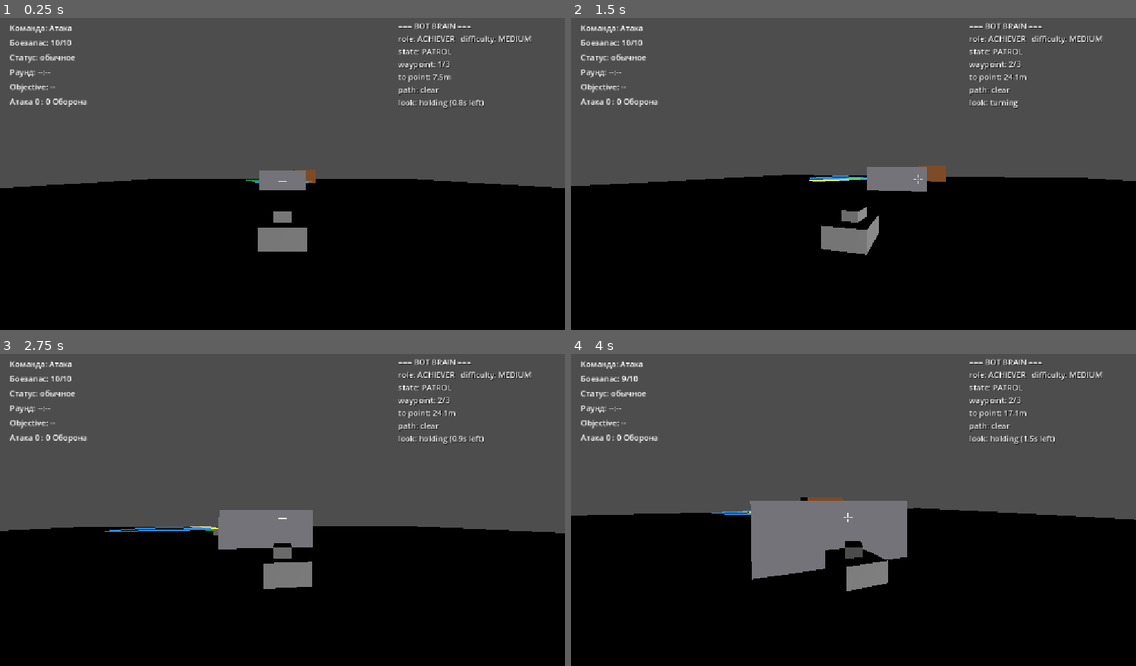
Above: before the commit, frames 1-4 (two rows, left to right).
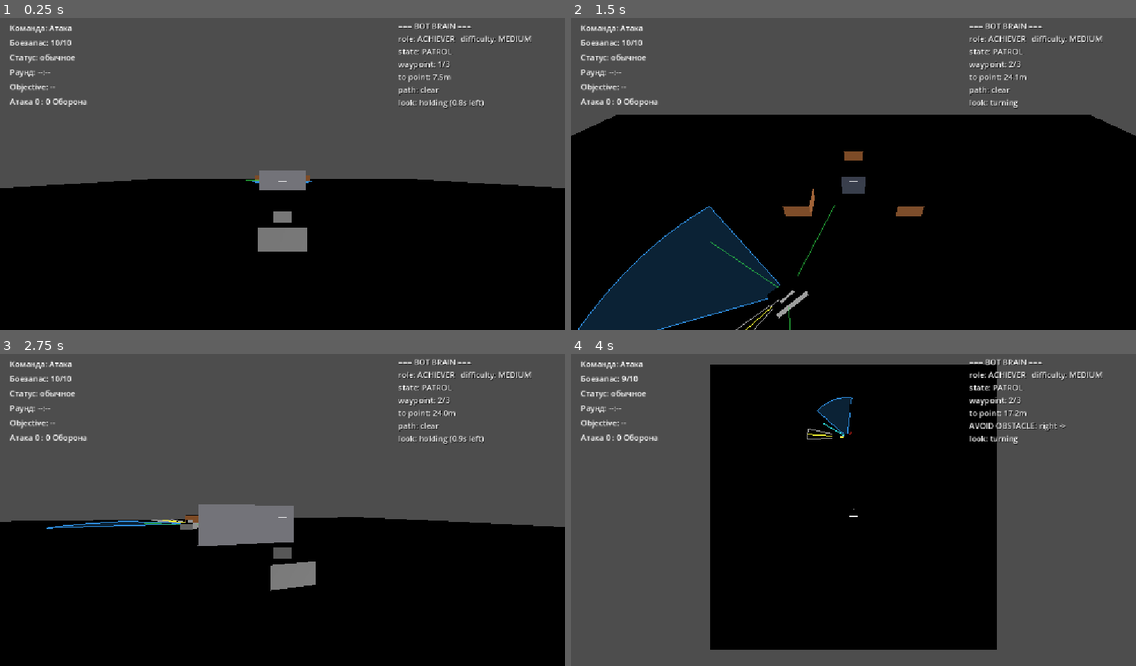
Above: after the commit, the same moments.

Repository: Imadakara/Tanks-Props
Game: Godot game, scene res://scenes/bot_arena/BotArena.tscn
Same seed, same stepped clock (60 frames per second), same inputs: the game is played once before the commit and once after it.
Inputs (mouse positions are in pixels of both pictures, inside the frame that each line leads up to):
- Up to frame 1 (0.25 s): no input
- Up to frame 2 (1.5 s): tap Enter at 0.5 s; move the mouse to (881, 170) at 0.52 s; hold W (move_forward) from 0.53 s (still down); tap 1 at 0.6 s; tap 2 at 0.8, 1.35 s; move the mouse to (825, 174) at 1.27 s
- Up to frame 3 (2.75 s): keep holding W (move_forward); tap 3 at 1.55, 2.1 s; move the mouse to (293, 500) at 2.02 s; tap 1 at 2.3 s
- Up to frame 4 (4 s): keep holding W (move_forward); move the mouse to (847, 513) at 2.77 s; click (847, 513) at 2.85 s; tap 2 at 3.05 s; move the mouse to (893, 510) at 3.52 s; hold E (toggle_disguise) from 3.53 s (still down); tap 3 at 3.8 s

The runs differ from the first frame. In frame 1, less than 0.1% of the frame differs, in the area x 45-56%, y 48-53%; in frame 2, 30%; in frame 3, 3.5%; in frame 4, 56%, in the area x 0-100%, y 3-100%.

Commit message:
bot obstacle avoidance 0.1

Diff:
--- a/scenes/bot_arena/BotArena.tscn
+++ b/scenes/bot_arena/BotArena.tscn
@@ -36,13 +36,25 @@
 size = Vector3(2, 2, 2)
 
 [sub_resource type="BoxShape3D" id="BoxShape3D_2uusy"]
-size = Vector3(4, 2.5, 4)
+size = Vector3(2, 1.25, 2)
 
 [sub_resource type="StandardMaterial3D" id="StandardMaterial3D_execi"]
 albedo_color = Color(0.6, 0.35, 0.15, 1)
 
 [sub_resource type="BoxMesh" id="BoxMesh_j8k2e"]
-size = Vector3(4, 2.5, 4)
+size = Vector3(2, 1.25, 2)
+
+[sub_resource type="BoxShape3D" id="BoxShape3D_execi"]
+size = Vector3(2, 1.25, 2)
+
+[sub_resource type="BoxMesh" id="BoxMesh_0hb1j"]
+size = Vector3(2, 1.25, 2)
+
+[sub_resource type="BoxShape3D" id="BoxShape3D_oubrc"]
+size = Vector3(2, 1.25, 2)
+
+[sub_resource type="BoxMesh" id="BoxMesh_usroo"]
+size = Vector3(2, 1.25, 2)
 
 [node name="BotArena" type="Node3D" unique_id=281684750]
 script = ExtResource("1_idf45")
@@ -118,7 +130,7 @@
 script = ExtResource("7_execi")
 
 [node name="Obstacle1" type="StaticBody3D" parent="." unique_id=380999417]
-transform = Transform3D(1, 0, 0, 0, 1, 0, 0, 0, 1, 4.33, 1.25, -17.5)
+transform = Transform3D(1, 0, 0, 0, 1, 0, 0, 0, 1, 4.33, 0.625, -17.5)
 collision_mask = 0
 
 [node name="CollisionShape3D" type="CollisionShape3D" parent="Obstacle1" unique_id=76324787]
@@ -127,3 +139,33 @@
 [node name="Mesh" type="MeshInstance3D" parent="Obstacle1" unique_id=455874593]
 material_override = SubResource("StandardMaterial3D_execi")
 mesh = SubResource("BoxMesh_j8k2e")
+
+[node name="Obstacle2" type="StaticBody3D" parent="." unique_id=166984192]
+transform = Transform3D(1, 0, 0, 0, 1, 0, 0, 0, 1, 0, 0.625, -25)
+collision_mask = 0
+
+[node name="CollisionShape3D" type="CollisionShape3D" parent="Obstacle2" unique_id=2030595045]
+shape = SubResource("BoxShape3D_execi")
+
+[node name="Mesh" type="MeshInstance3D" parent="Obstacle2" unique_id=86441561]
+material_override = SubResource("StandardMaterial3D_execi")
+mesh = SubResource("BoxMesh_0hb1j")
+
+[node name="Obstacle3" type="StaticBody3D" parent="." unique_id=870157358]
+transform = Transform3D(1, 0, 0, 0, 1, 0, 0, 0, 1, -4.33, 0.625, -17.5)
+collision_mask = 0
+
+[node name="CollisionShape3D" type="CollisionShape3D" parent="Obstacle3" unique_id=2043710748]
+shape = SubResource("BoxShape3D_oubrc")
+
+[node name="Mesh" type="MeshInstance3D" parent="Obstacle3" unique_id=1685520976]
+material_override = SubResource("StandardMaterial3D_execi")
+mesh = SubResource("BoxMesh_usroo")
+
+[node name="ObjectiveCamera" type="Camera3D" parent="." unique_id=1090300878]
+transform = Transform3D(1, 0, 0, 0, 1, 0, 0, 0, 1, 0, 13, -6)
+
+[node name="OverviewCamera" type="Camera3D" parent="." unique_id=134165703]
+transform = Transform3D(1, 0, 0, 0, -4.371139e-08, 1, 0, -1, -4.371139e-08, 0, 45, 0)
+projection = 1
+size = 80.0
--- a/scenes/bot_arena/bot_arena.gd
+++ b/scenes/bot_arena/bot_arena.gd
@@ -9,7 +9,35 @@
 ##   этой сцены; TankStateMachine теперь читает его заново на каждый выстрел, а не кэширует
 ##   в своём _ready(), так что порядок относительно готовности танков не важен — см.
 ##   tank_state_machine.gd).
+##
+## - Переключение камер (1/2/3) — чтобы наблюдать объезд препятствий ботом, не гоняясь за ним
+##   на танке от 3-го лица. "1" — обычная камера игрока (CameraRig, свободный обзор мышью,
+##   как всегда); "2" — статичная камера над кластером Objective/Obstacle1-3 (сам "бутылочное
+##   горлышко", где и разворачивается объезд); "3" — статичная камера сверху надо всем полем
+##   (тот же приём, что используется для диагностики через godot-runtime MCP — см. skill
+##   godot-mcp-testing, "закреплённая камера сверху"). ObjectiveCamera целится через look_at()
+##   в _ready(), а не хардкодом Transform3D в .tscn — ручные Transform3D-литералы в .tscn
+##   сериализуются построчно, а не по столбцам, и легко смотрят не туда, если считать поворот
+##   как три вектора-столбца (см. кросс-проектную Godot knowledge base, п.1).
+
+@onready var _player_camera_rig: Node3D = $PlayerTank/CameraRig
+@onready var _objective_camera: Camera3D = $ObjectiveCamera
+@onready var _overview_camera: Camera3D = $OverviewCamera
 
 func _ready() -> void:
 	$PlayerTank/HealthComponent.invincible = true
 	GameConfig.reload_duration_sec = 1.0
+	_objective_camera.look_at(Vector3(0, 1, -21), Vector3.UP)
+
+func _unhandled_input(event: InputEvent) -> void:
+	if not (event is InputEventKey and event.pressed and not event.echo):
+		return
+	match event.keycode:
+		KEY_1:
+			_player_camera_rig.activate()
+		KEY_2:
+			_player_camera_rig.deactivate()
+			_objective_camera.current = true
+		KEY_3:
+			_player_camera_rig.deactivate()
+			_overview_camera.current = true
--- a/scenes/bot_arena/bot_sentry_controller.gd
+++ b/scenes/bot_arena/bot_sentry_controller.gd
@@ -221,6 +221,11 @@
 ## (локальный, относительно корпуса) выбранного луча-направления объезда — только для дебаг-отрисовки.
 var _avoid_side: int = 0
 var _avoid_active: bool = false
+## true, если выбранный сейчас борт объезда РЕАЛЬНО свободен (dist >= avoid_trigger_range), а не
+## просто "менее плохой" из двух. Пока false — ai_move_input держим на 0 (см. _drive_to_waypoint()):
+## танк доворачивается на месте, но НЕ едет туда, где ещё не убедился, что реально проедет —
+## иначе на пограничной дистанции он всё равно чиркает препятствие бортом на подъезде.
+var _avoid_chosen_clear: bool = true
 var _chosen_avoid_local_deg: float = 0.0
 var _last_lidar_fan: Array = []
 var _lidar_debug_mesh: MeshInstance3D
@@ -237,14 +242,22 @@
 var _center_sweep_dir: float = 1.0
 var _center_sweep_max_deg: float = 0.0
 
-## Антизастрял (см. заголовок @export-блока выше). _stuck_timer копится, пока едем без реального
-## продвижения; _stuck_reverse_timer > 0 — сейчас идёт короткий аварийный реверс.
-## _stuck_trigger_count — сколько раз подряд срабатывал реверс без обычного (не застрявшего)
-## движения между ними: 2 подряд на одной и той же стороне объезда → сторона явно не работает
-## на этом препятствии, пробуем другую (см. _drive_to_waypoint()).
+## Антизастрял, 4 эскалирующих тира (см. _drive_to_waypoint()) — каждый следующий включается,
+## когда предыдущий уже пробовался и не помог: (1) короткий аварийный реверс — _stuck_timer
+## копится, пока едем без реального продвижения, _stuck_reverse_timer>0 — реверс идёт прямо
+## сейчас; (2) 2 реверса подряд на ОДНОЙ стороне объезда — сторона явно не работает на этом
+## препятствии, флип на другую (_stuck_trigger_count); (3) флип стороны УЖЕ пробовали на этой же
+## цели и он тоже не спас (_stuck_side_flip_count) — проблема не в стороне, а в самом угле подхода
+## к точке (узкий проход под углом, а не влево/вправо-развилка) — бросаем текущую точку внутри
+## вейпоинта, берём новую случайную (другая точка почти всегда даёт другой угол подхода); (4) и
+## смена точки внутри вейпоинта не спасла ВТОРОЙ раз подряд (_stuck_reroute_count) — не долбим
+## третий раз в то же геометрическое узкое место, идём к следующему вейпоинту, вернёмся сюда
+## обычным ходом патруля позже.
 var _stuck_timer: float = 0.0
 var _stuck_reverse_timer: float = 0.0
 var _stuck_trigger_count: int = 0
+var _stuck_side_flip_count: int = 0
+var _stuck_reroute_count: int = 0
 var _brain_debug_label: Label
 
 func _ready() -> void:
@@ -536,27 +549,55 @@
 	# ДЛИННЫМ путём и на развороте, близком к 180°, залипал на антиподе цели, до конца не сходясь
 	# — ai_turn_input каждый кадр дёргался -1/+1 без прогресса). Поэтому здесь знак ОБРАТНЫЙ.
 	_movement.ai_turn_input = clamp(-yaw_diff / 0.5, -1.0, 1.0)
-	_movement.ai_move_input = 1.0 if absf(yaw_diff) < deg_to_rad(60.0) else 0.0
+	# Едем, только если направление либо не требует объезда вообще, либо выбранный борт объезда
+	# УЖЕ подтверждён реально свободным (_avoid_chosen_clear) — пока не подтверждён, доворачиваемся
+	# на месте (move_input=0), но НЕ едем туда, где ещё не убедились, что реально проедем. Раньше
+	# ехали к "менее плохому" борту сразу — на пограничной дистанции корпус чиркал препятствие,
+	# что физически выглядело как боковое скольжение (см. также фикс в tank_movement.gd).
+	var can_advance: bool = (not _avoid_active) or _avoid_chosen_clear
+	_movement.ai_move_input = 1.0 if (can_advance and absf(yaw_diff) < deg_to_rad(60.0)) else 0.0
 
 	# Антизастрял: едем, но физически почти не скользим (застряли на углу препятствия — лучей
-	# всего 3, геометрию корнера они иногда не ловят, см. @export-блок выше) — копим таймер,
-	# по истечении — короткий аварийный реверс.
+	# всего 3, геометрию корнера они иногда не ловят, см. @export-блок выше), ЛИБО стоим и ждём
+	# подтверждения свободного борта (can_advance=false) — оба случая копим тем же таймером, по
+	# истечении — короткий аварийный реверс (без этого "стоим и ждём" сам по себе не запускал бы
+	# ниже эскалацию — ai_move_input тут же 0, а ожидание свободного борта может не наступить
+	# никогда на симметрично узком препятствии).
 	var actual_speed: float = Vector2(_body.velocity.x, _body.velocity.z).length()
-	if _movement.ai_move_input > 0.5 and actual_speed < stuck_min_speed:
+	var waiting_for_clear_side: bool = _avoid_active and not _avoid_chosen_clear
+	if (_movement.ai_move_input > 0.5 or waiting_for_clear_side) and actual_speed < stuck_min_speed:
 		_stuck_timer += delta
 		if _stuck_timer >= stuck_detect_sec:
 			_stuck_timer = 0.0
 			_stuck_reverse_timer = stuck_reverse_sec
 			_stuck_trigger_count += 1
-			# Застряли подряд ДВАЖДЫ на одной и той же выбранной стороне объезда — сама сторона
-			# явно не работает на этом препятствии (например, реально более узкий проход именно
-			# там), пробуем другую вместо того, чтобы совершать один и тот же манёвр по кругу.
+			# Тир 2: застряли подряд ДВАЖДЫ на одной и той же выбранной стороне объезда — сама
+			# сторона явно не работает на этом препятствии, пробуем другую.
 			if _stuck_trigger_count >= 2 and _avoid_side != 0:
 				_avoid_side = -_avoid_side
 				_stuck_trigger_count = 0
+				_stuck_side_flip_count += 1
+				# Тир 3: флип стороны на ЭТОЙ ЖЕ цели уже пробовали, и снова застряли — не
+				# помогает ни одна из двух локальных сторон объезда, значит дело не в стороне,
+				# а в самом угле подхода (узкий проход под углом между двумя препятствиями —
+				# см. Bot AI Sandbox §11.4). Бросаем текущую точку, берём новую случайную внутри
+				# того же вейпоинта — другая точка почти всегда даёт другой угол подхода.
+				if _stuck_side_flip_count >= 2:
+					_stuck_side_flip_count = 0
+					_avoid_side = 0
+					_avoid_active = false
+					_stuck_reroute_count += 1
+					# Тир 4: смена точки внутри вейпоинта ТОЖЕ не спасла второй раз подряд — не
+					# долбим третий раз в то же геометрическое узкое место, идём к следующему
+					# вейпоинту (_advance_waypoint() сам резетит _stuck_reroute_count).
+					if _stuck_reroute_count >= 2:
+						_advance_waypoint()
+					else:
+						_has_waypoint_target = false
 	else:
 		_stuck_timer = 0.0
 		_stuck_trigger_count = 0
+		_stuck_side_flip_count = 0
 
 ## Продвигает оба качания на один физ.кадр — оба УГЛОМ, оба из одной и той же точки (центр
 ## корпуса): бортовые лучи — 0..avoid_sweep_max_deg (как дворники), центральный — вокруг
@@ -626,6 +667,7 @@
 	if center["dist"] >= avoid_trigger_range:
 		_avoid_side = 0
 		_avoid_active = false
+		_avoid_chosen_clear = true
 		return desired_world_yaw
 
 	_avoid_active = true
@@ -633,6 +675,9 @@
 		_avoid_side = -1 if sweep_left["dist"] >= sweep_right["dist"] else 1
 
 	var chosen: Dictionary = sweep_left if _avoid_side < 0 else sweep_right
+	# Выбранный борт может сам быть "просто менее плохим", а не реально свободным (оба сейчас
+	# ближе avoid_trigger_range) — в этом случае ai_move_input держим на нуле, см. _drive_to_waypoint().
+	_avoid_chosen_clear = chosen["dist"] >= avoid_trigger_range
 	_chosen_avoid_local_deg = chosen["local_deg"]
 	return chosen["world_yaw"]
 
@@ -650,6 +695,7 @@
 func _advance_waypoint() -> void:
 	_waypoint_index = (_waypoint_index + 1) % _waypoints.size()
 	_has_waypoint_target = false
+	_stuck_reroute_count = 0  # новый вейпоинт — прежнее узкое место больше не актуально
 
 ## Создаётся один раз в _ready(): MeshInstance3D с ImmediateMesh — ребилдится каждый физ.кадр
 ## в _update_fov_debug_draw(). Ребёнок именно _body (CharacterBody3D), не self (self — plain
--- a/scenes/tank/camera_rig.gd
+++ b/scenes/tank/camera_rig.gd
@@ -43,6 +43,19 @@
 		return
 	Input.mouse_mode = Input.MOUSE_MODE_CAPTURED
 
+## Публичный переключатель для внешнего спектатор-режима (см. bot_arena.gd — камеры 1/2/3) —
+## делает то же, что произошло бы естественно при фокусе окна/потере фокуса, но по явной команде,
+## а не по событию окна.
+func activate() -> void:
+	is_active = true
+	_camera.current = true
+	if get_window().has_focus():
+		_try_capture_mouse()
+
+func deactivate() -> void:
+	is_active = false
+	Input.mouse_mode = Input.MOUSE_MODE_VISIBLE
+
 func _on_window_focus_entered() -> void:
 	_try_capture_mouse()
 
--- a/scenes/tank/tank_movement.gd
+++ b/scenes/tank/tank_movement.gd
@@ -64,4 +64,18 @@
 	var new_horizontal: Vector3 = current_horizontal.move_toward(target_horizontal, acceleration * delta)
 	_body.velocity.x = new_horizontal.x
 	_body.velocity.z = new_horizontal.z
+
+	var right: Vector3 = _body.global_transform.basis.x
+	var pos_before: Vector3 = _body.global_position
 	_body.move_and_slide()
+
+	# Танк — гусеничный, боком двигаться не может НИКОГДА (см. CLAUDE.md). move_and_slide()
+	# при контакте с препятствием под углом штатно "съезжает" вдоль касательной поверхности —
+	# нормальное поведение для персонажа, но недопустимо для танка (визуально читается как
+	# скольжение бортом). Гасим боковую (вдоль right, перпендикулярно корпусу) составляющую
+	# ФАКТИЧЕСКОГО смещения этого кадра — оставляем только вперёд/назад; вертикаль (гравитация/
+	# пол) не трогаем, только горизонтальный снос.
+	var actual_delta: Vector3 = _body.global_position - pos_before
+	var lateral_delta: float = actual_delta.dot(right)
+	_body.global_position -= right * lateral_delta
+	_body.velocity -= right * right.dot(_body.velocity)
Not shown, changed: CLAUDE.md
